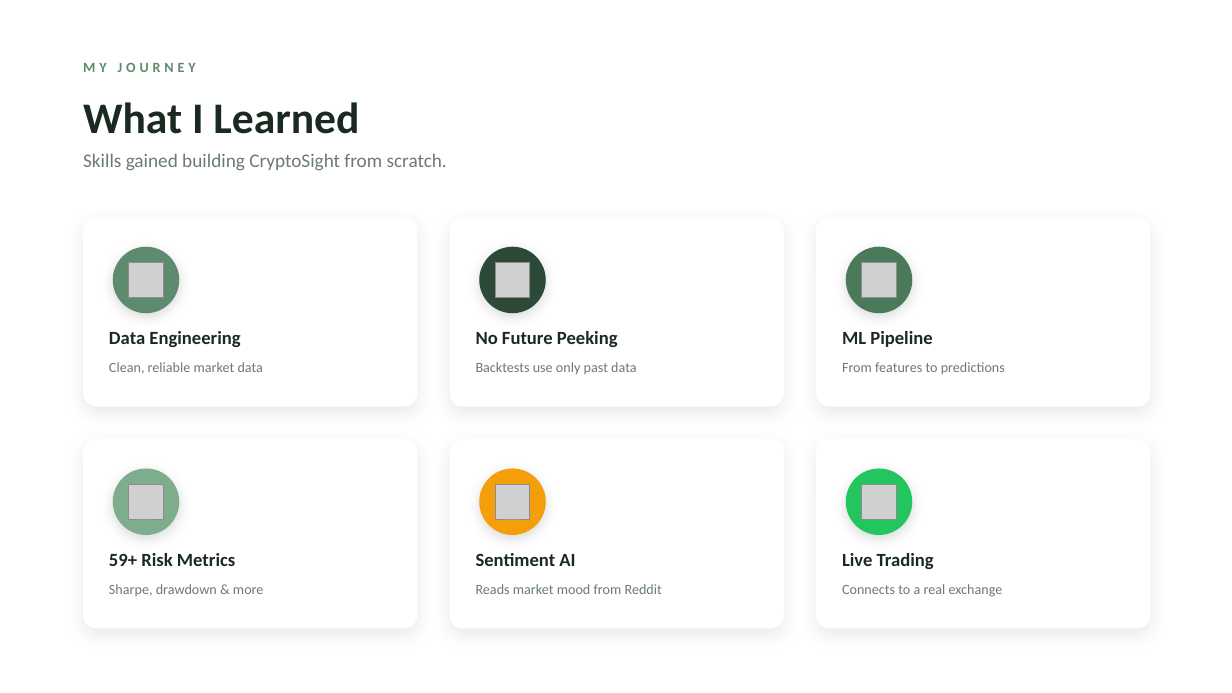
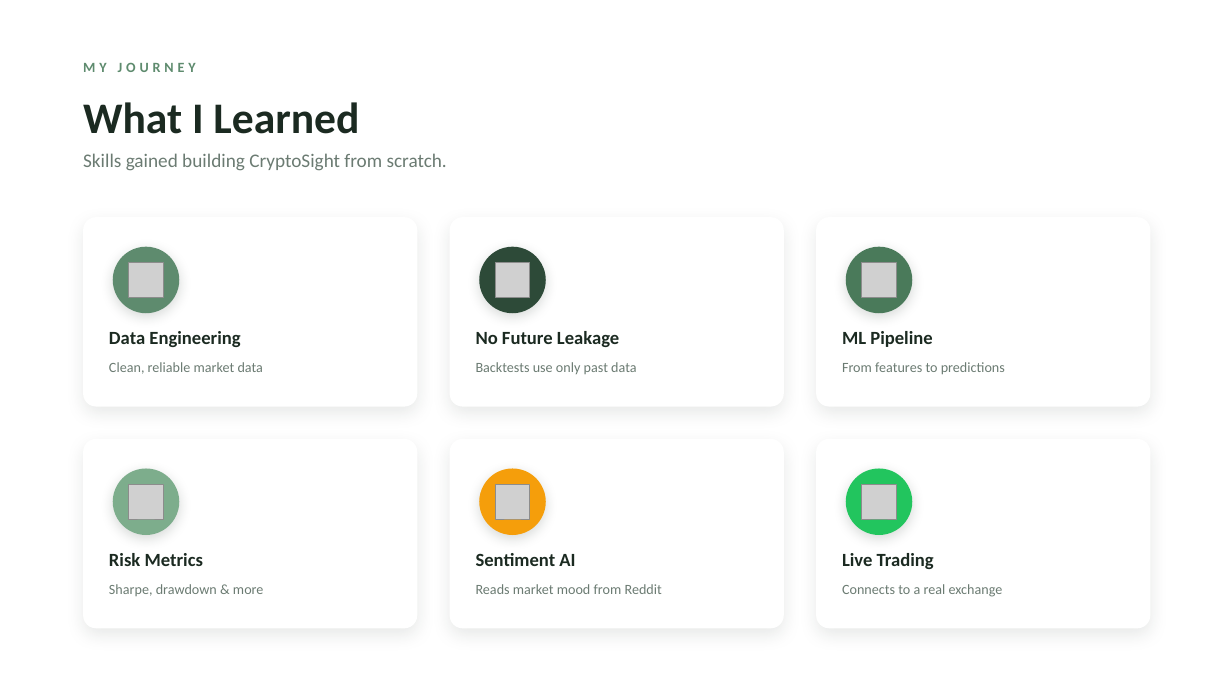
Before and after one commit to 21Afnan/cryptosight, a slide deck: slide 5 of docs/CryptoSight_Presentation.pptx. Drawn at 1232x693 pixels with LibreOffice and Linux fonts; fonts in the diff are those of the drawing; grey boxes stand for pictures; background and template pictures are left out. Boxes give left, top, right and bottom in pixels: in the first picture for what was removed or moved away, otherwise in the second. Text is boxed around its words. In the diff, an @@ line names an element or a change of style, - is before the commit and + after.

```diff
--- a/docs/CryptoSight_Presentation.pptx
+++ b/docs/CryptoSight_Presentation.pptx
@@ text at bbox=[476, 331, 619, 347]: text changed @@
-No Future Peeking
+No Future Leakage
@@ text at bbox=[109, 553, 203, 566]: text changed @@
-59+ Risk Metrics
+Risk Metrics
```
Also in this commit, not shown: 3 other slides changed, 2 other files.
